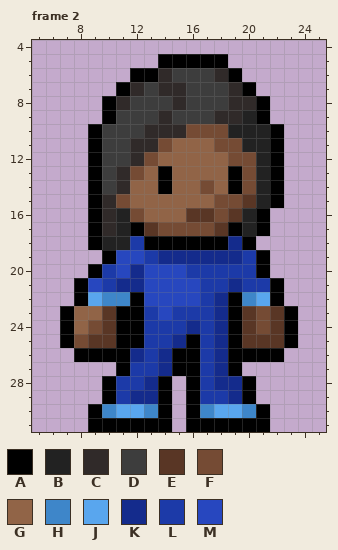
Animated GIF sprite: rpg/ally_sprite_bean.gif. The picture above was drawn from the file before the commit.
The file is 128x128 pixels, drawn in blocks of 4x4; one block is one cell here. Colours within 5 levels of each other are drawn and written as one. Shown: frame 2: x 5..25, y 4..31. The commit also changed other frames, which this record leaves out.
Palette (. is transparent): A #000000  B #222222  C #302a29  D #3d3d3d  E #593625  F #754b34  G #916447  H #3e86c9  J #59a6ee  K #142b8c  L #1c3aa8  M #2747bf
Pixels before, frame 2, first column x 7:
 5 .......AAAAA.....
 6 .....AACDDDCA....
 7 ....ACDCCDDDCA...
 8 ...ACDDDCDDDCCA..
 9 ...ADDDCDDDCCBA..
10 ..ADDDCCCFFFBBBA.
11 ..ADDCCFGGGFFBBA.
12 ..ADDCFGGGGGFFBA.
13 ..ADCFGAGGGGAFBA.
14 ..ADCGGAGGFGAFBA.
15 ..ACFGGGGGGFFEBA.
16 ..ACBFGGGEEFEBA..
17 ..ACBAEFFFFEABA..
18 ..ABBLAAAAAAKA...
19 ...AMMLKKKKKKLA..
20 ..ALMKMMMLLLLLA..
21 .AMLKKMMMMLLKLLA.
22 .AJHHAMMMMLKAHJA.
23 AGGEAALMLLLKAEFEA
24 AGFEAALLLKLKAEFEA
25 AFEEAALLKALKAEEEA
26 .AAAAKLKAALKAAAA.
27 ....ALLKAALKA....
28 ...ALLKA.ALKKA...
29 ...ALKKA.ALLKA...
30 ..AHJJHA.AHJJHA..
31 ..AAAAAA.AAAAAA..
And afterwards:
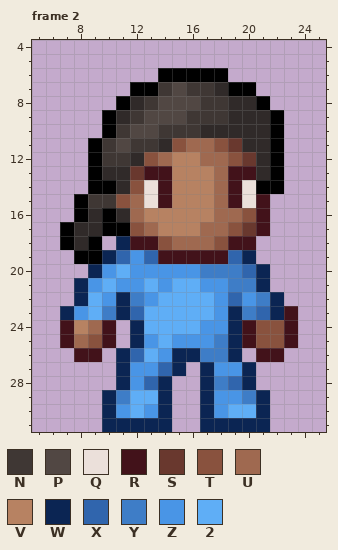
Colours new in this view: N #3f3734  P #514743  Q #ebe0da  R #42121a  S #69382e  T #89523e  U #9f6950  V #b78262  W #0b2553  X #3065ad  Y #3e7dc7  Z #4995e6  2 #5faef6
What changed:
Changed rows in their new state; - is an unchanged pixel.
Frame 2:
first column x 7:
 5 -------.....-----
 6 -----..AAAAA.----
 7 ----.AANPNNCA----
 8 ---.ACNPPPNN-----
 9 ----CNPPPNNN-CCA-
10 --.ANPPNNNCCCCC--
11 ---NPNNCTUUTSCC--
12 ---NN-TUVVUUTSC--
13 ---C-SRRVVVURRC--
14 ---A-TQRVVVURQA--
15 -ANNTUQRVVVURQR.-
16 -ACACUVVVVVUUTR--
17 ACCAATUVVVUUTSR--
18 AC-.WRRTUUUTRR---
19 -AAWXZXRRRRRXW.--
20 --WZ2ZZZZZYYYXW--
21 -WZ2ZZ2Z22ZZYYW.-
22 -W2ZWYZ2222ZXZYW-
23 WZ2YWX22222ZWYXWR
24 RVUR.W2222ZZWRTTR
25 RUTR.WZ2ZZZYWRTTR
26 -RR.WX2ZWWYYW.RR-
27 ----WZZXW.WZZW---
28 ---.WZXW-.WYXW---
29 ---WY22W-.WZZYW--
30 --.WZ2ZW-.WZ22W--
31 --.WWWWW-.WWWWW--
Where, in picture pixels (left, top, right, bottom), the same in both pictures:
changed: (60, 54, 298, 432)
